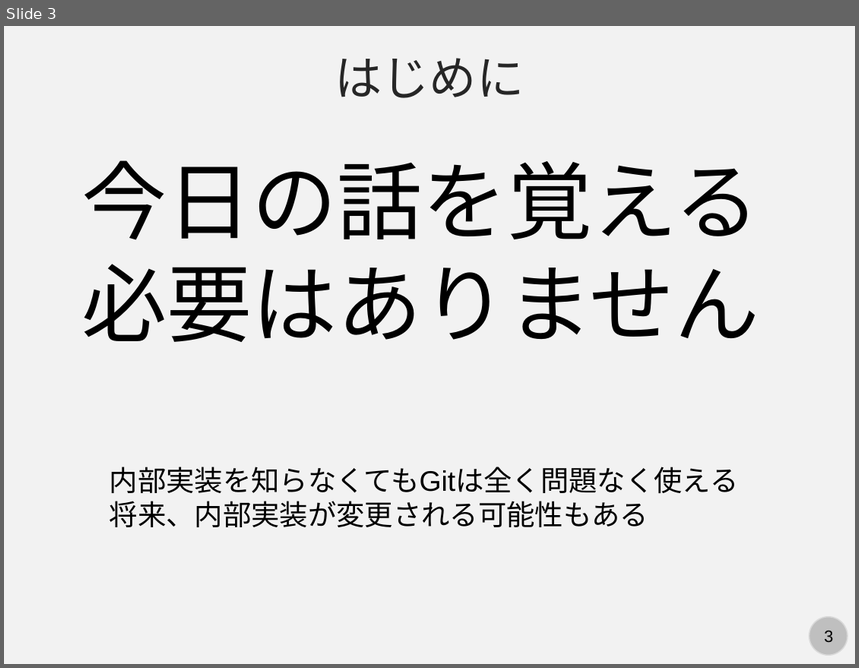
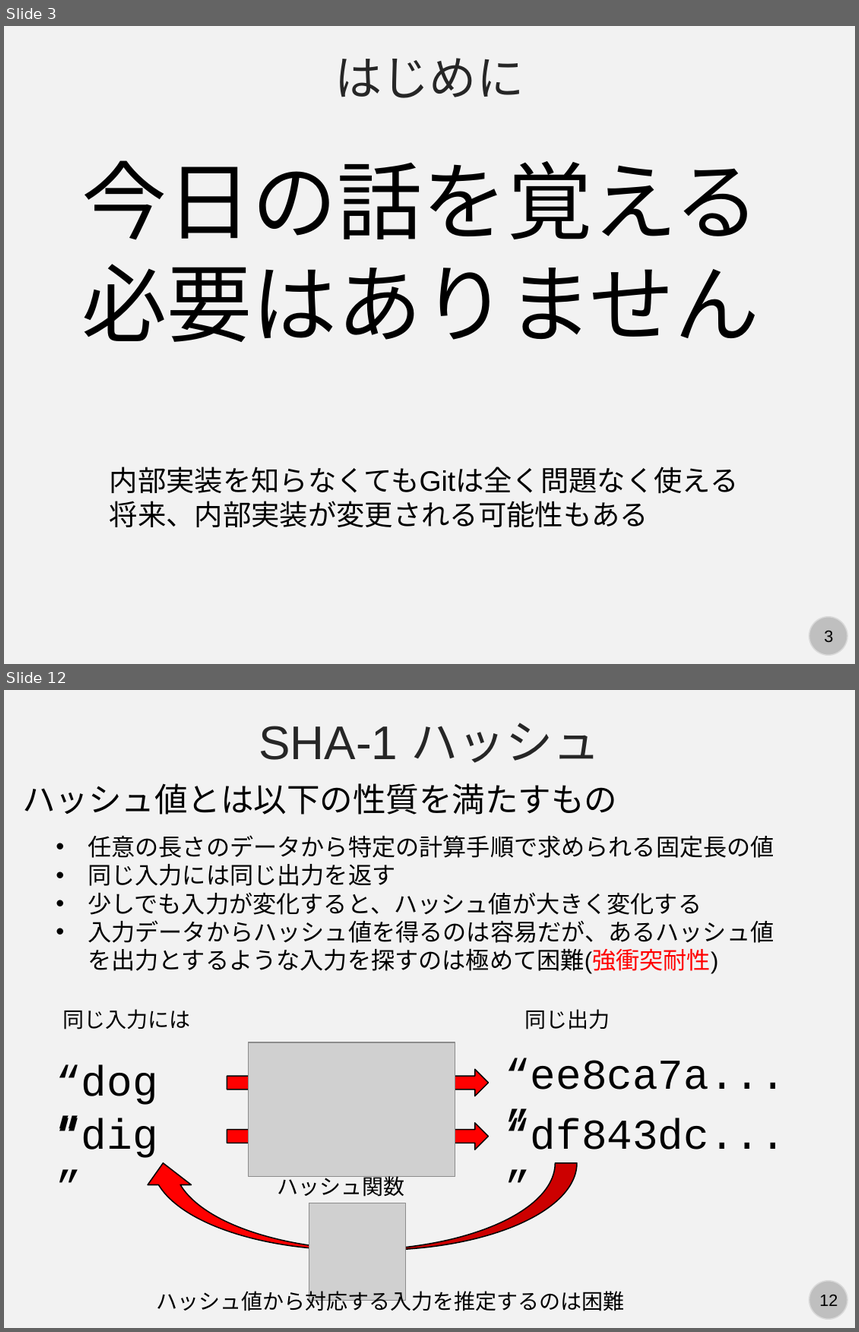
Before and after one commit to kaityo256/github, a slide deck: internals/fig/slide.pptx. Shown one above the other, each under a label of ours: slide 3 before the commit, slides 3 and 12 after it; the slides between them are not shown. The pictures are 859x668 and 859x1332 pixels, drawn with LibreOffice and Linux fonts; fonts in the diff are those of the drawing; grey boxes stand for pictures. Boxes give left, top, right and bottom in pixels: in the first picture for what was removed or moved away, otherwise in the second. Text is boxed around its words. In the diff, an @@ line names an element or a change of style, - is before the commit and + after.

```diff
--- a/internals/fig/slide.pptx
+++ b/internals/fig/slide.pptx
@@ slide 12 added at box(4, 690, 855, 1328), background #F2F2F2; not listed: 2 template elements that a slide beside it also shows @@
@@ text added at box(259, 723, 601, 763), 40 pt, text #262626 @@
+SHA-1 ハッシュ
@@ text added at box(22, 783, 617, 815), 28 pt, text #000000 @@
+ハッシュ値とは以下の性質を満たすもの
@@ text added at box(88, 835, 775, 974), 20 pt, text #000000 @@
+• 任意の長さのデータから特定の計算手順で求められる固定長の値
+• 同じ入力には同じ出力を返す
+• 少しでも入力が変化すると、ハッシュ値が大きく変化する
+• 入力データからハッシュ値を得るのは容易だが、あるハッシュ値を出力とするような入力を探すのは極めて困難(強衝突耐性)
@@ text added at box(63, 1009, 190, 1030), 18 pt, text #000000 @@
+同じ入力には
@@ text added at box(525, 1009, 610, 1030), 18 pt, text #000000 @@
+同じ出力
@@ picture added at box(248, 1043, 455, 1176) @@
@@ text added at box(56, 1065, 158, 1105), 36 pt, text #000000 @@
+“dog”
@@ right arrow added at box(227, 1070, 488, 1096), fill #FF0000, outline #000000 1 pt @@
@@ text added at box(505, 1059, 786, 1090), 36 pt, text #000000 @@
+“ee8ca7a...”
@@ text added at box(56, 1119, 158, 1158), 36 pt, text #000000 @@
+“dig”
@@ text added at box(505, 1119, 786, 1150), 36 pt, text #000000 @@
+“df843dc...”
@@ right arrow added at box(227, 1123, 488, 1150), fill #FF0000, outline #000000 1 pt @@
@@ curved up arrow added at box(141, 1163, 577, 1250), fill #FF0000, outline #000000 1 pt @@
@@ text added at box(277, 1176, 405, 1197), 18 pt, text #000000 @@
+ハッシュ関数
@@ picture added at box(309, 1203, 406, 1300) @@
@@ text added at box(157, 1288, 625, 1312), 18 pt, text #000000 @@
+ハッシュ値から対応する入力を推定するのは困難
```
Also in this commit, not shown: 1 slide changed, 8 other slides added, 36 slides removed.
